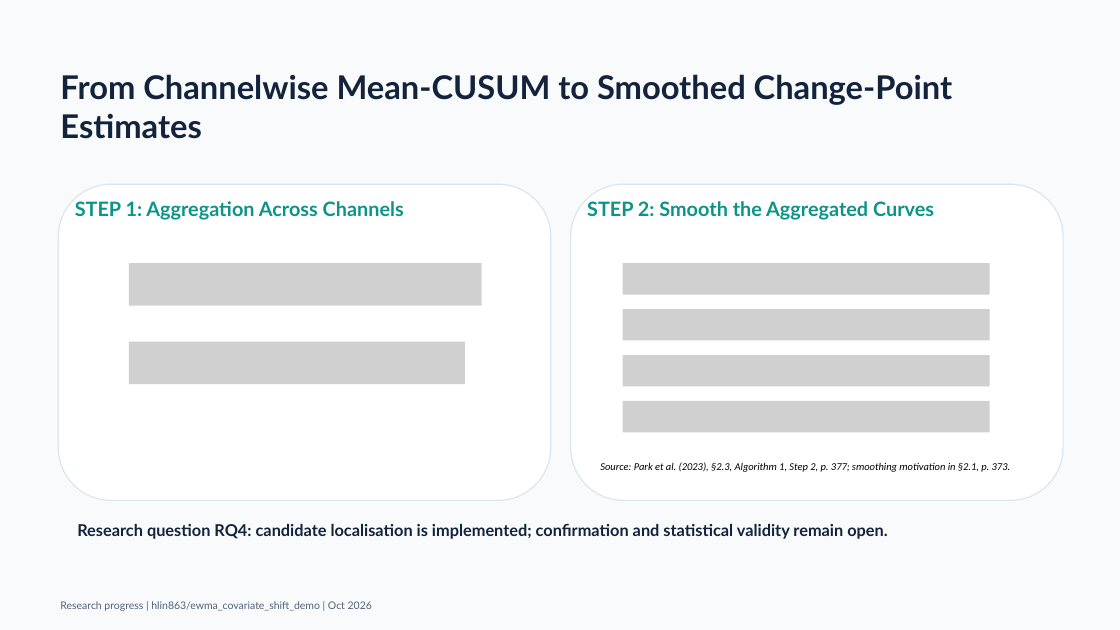
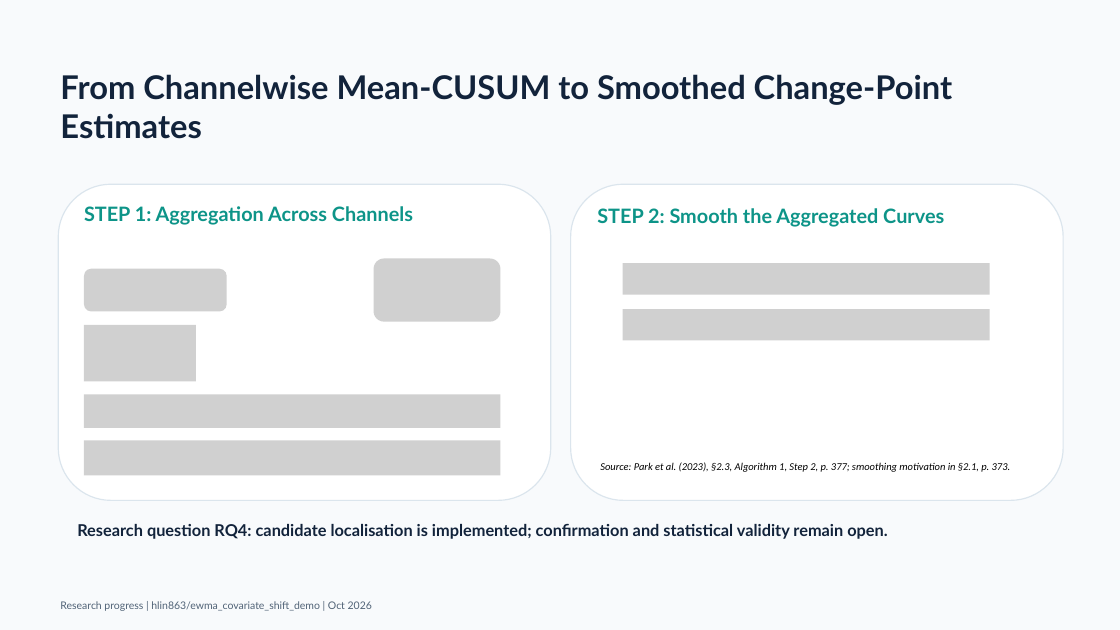
Before and after one commit to hlin863/ewma_covariate_shift_demo, a slide deck: slide 8 of presentations/EWMA_Covariate_Shift_Progress_Review_Haocheng_Lin.pptx. Drawn at 1120x630 pixels with LibreOffice and Linux fonts; fonts in the diff are those of the drawing; grey boxes stand for pictures. Boxes give left, top, right and bottom in pixels: in the first picture for what was removed or moved away, otherwise in the second. Text is boxed around its words. In the diff, an @@ line names an element or a change of style, - is before the commit and + after.

```diff
--- a/presentations/EWMA_Covariate_Shift_Progress_Review_Haocheng_Lin.pptx
+++ b/presentations/EWMA_Covariate_Shift_Progress_Review_Haocheng_Lin.pptx
@@ text "STEP 1: Aggregation Across Channels": place and size @@
-text "STEP 1: Aggregation Across Channels" at box(75, 201, 404, 220)
+text "STEP 1: Aggregation Across Channels" at box(84, 206, 413, 225)
@@ text "STEP 2: Smooth the Aggregated ...": place and size @@
-text "STEP 2: Smooth the Aggregated ..." at box(587, 201, 934, 220)
+text "STEP 2: Smooth the Aggregated ..." at box(597, 208, 944, 227)
@@ picture: place and size @@
-picture at box(129, 263, 482, 306)
+picture at box(84, 269, 227, 311)
@@ picture added at box(374, 259, 501, 322) @@
@@ picture added at box(84, 325, 196, 381) @@
@@ picture removed at box(129, 342, 465, 384) @@
@@ picture removed at box(623, 355, 990, 386) @@
@@ picture added at box(84, 394, 501, 428) @@
@@ picture removed at box(623, 401, 990, 432) @@
@@ picture added at box(84, 440, 501, 475) @@
```
Also in this commit, not shown: 1 other slide changed.
